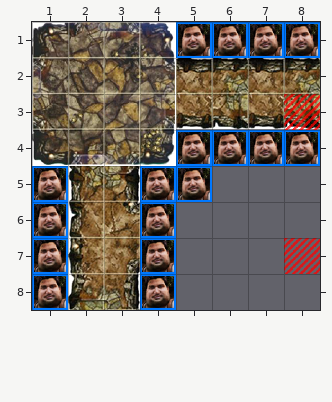
A Tiled map gets an edit: source/data/map/source/collision_test.tmx. The picture above was drawn from the file before the commit.
Cells are 50x50 px. Shown: x 1..8, y 1..8.
New version:
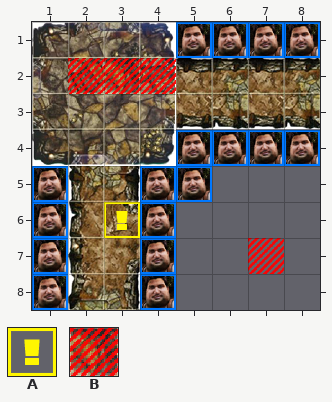
Key: from "level": A 41, B 42.
_ is an empty cell, . an unchanged one.
Tiles of an added or newly shown layer are drawn over the layers below it.
See-through tiles are keyed as they look on the map.
Log entry: Added tagged tile layer
Changes in this commit:
--- layer "tagged" (added)
@@ x 2..4 @@
-2 ___
+2 BBB
@@ x 3..7 @@
-6 _....
-7 ...._
+6 A....
+7 ....B
--- layer "blocked"
@@ x 2..8 @@
-2 ___....
-3 ......B
+2 BBB....
+3 ......_
@@ x 7..8 @@
-7 _B
+7 B_
Boxes around the changes in both pictures, in picture pixels (x1, y1, x2, y2):
added: (68, 58, 176, 94)
removed: (284, 94, 320, 130)
added: (104, 202, 140, 238)
changed: (248, 238, 320, 274)
